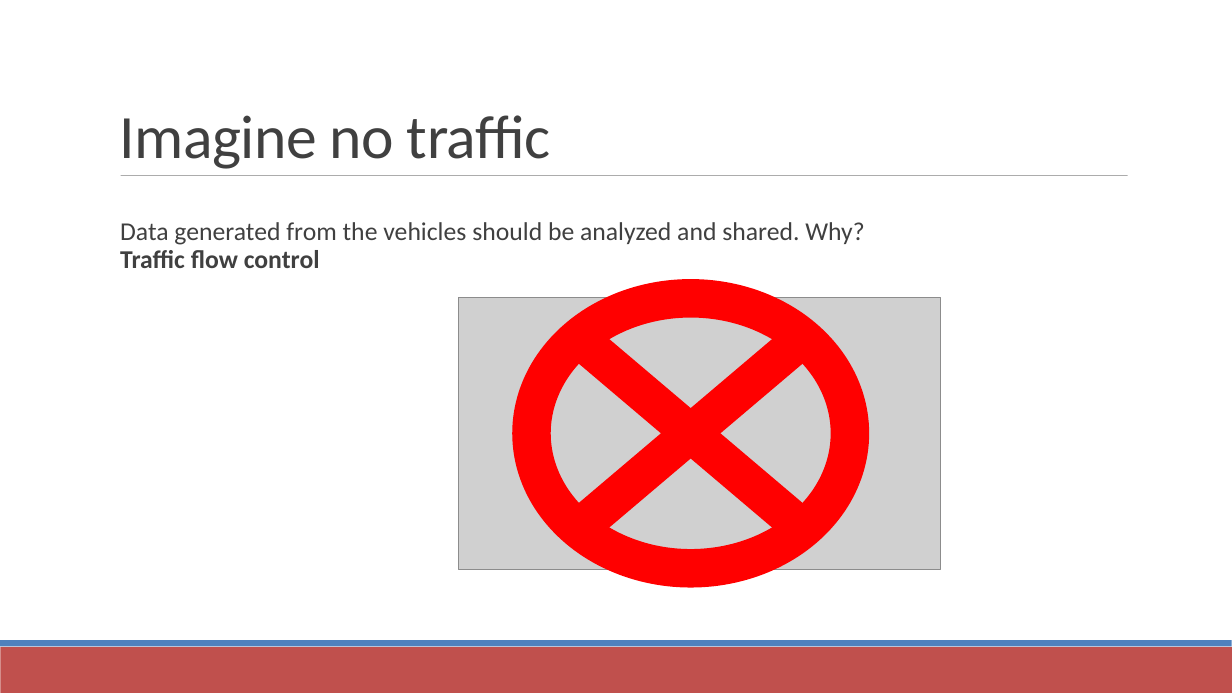
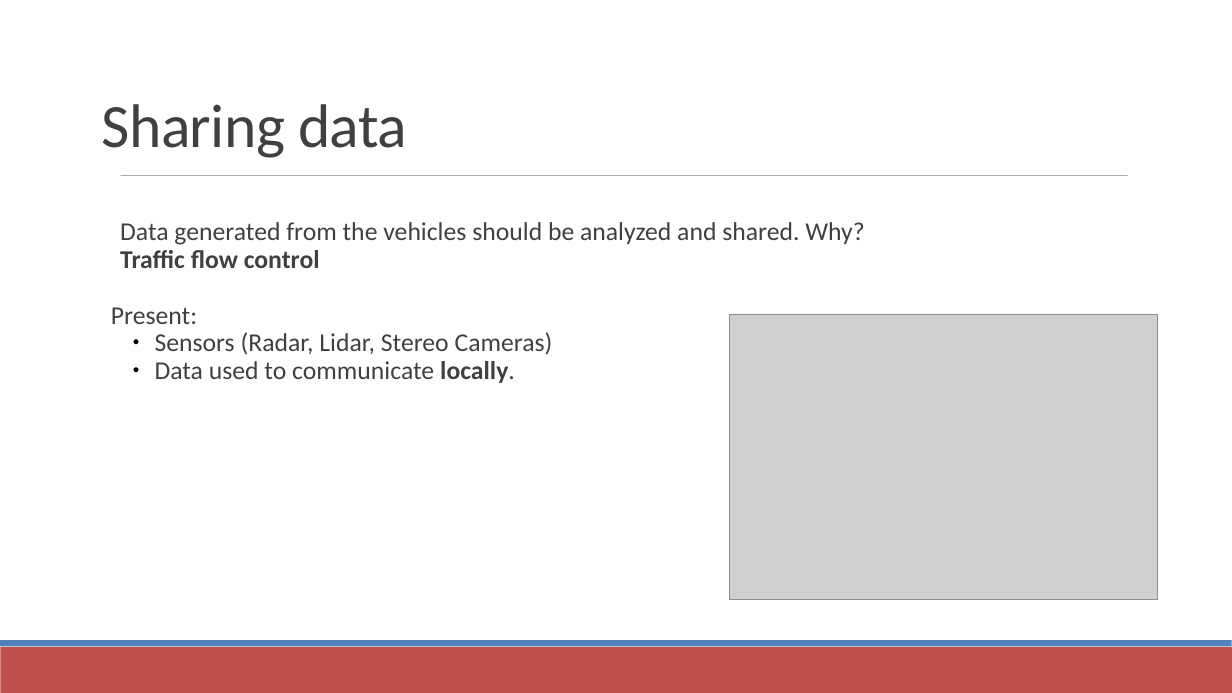
Before and after one commit to PrakharTyagi/PLATOON, a slide deck: slide 3 of Network Assisted Platooning.pptx. Drawn at 1232x693 pixels with LibreOffice and Linux fonts; fonts in the diff are those of the drawing; grey boxes stand for pictures. Boxes give left, top, right and bottom in pixels: in the first picture for what was removed or moved away, otherwise in the second. Text is boxed around its words. In the diff, an @@ line names an element or a change of style, - is before the commit and + after.

```diff
--- a/Network Assisted Platooning.pptx
+++ b/Network Assisted Platooning.pptx
@@ text added at box(101, 104, 407, 158), 48 pt, text #404040 @@
+Sharing data
@@ text removed at box(120, 115, 551, 169) @@
-Imagine no traffic
@@ picture removed at box(458, 298, 941, 569) @@
@@ flow chart summing junction removed at box(531, 299, 850, 568) @@
@@ text at box(111, 307, 553, 383): paragraphs added @@
+Present:
+  ● Sensors (Radar, Lidar, Stereo Cameras)
+  ● Data used to communicate locally.
@@ picture added at box(730, 314, 1158, 600) @@
```
Also in this commit, not shown: 1 other slide changed.
